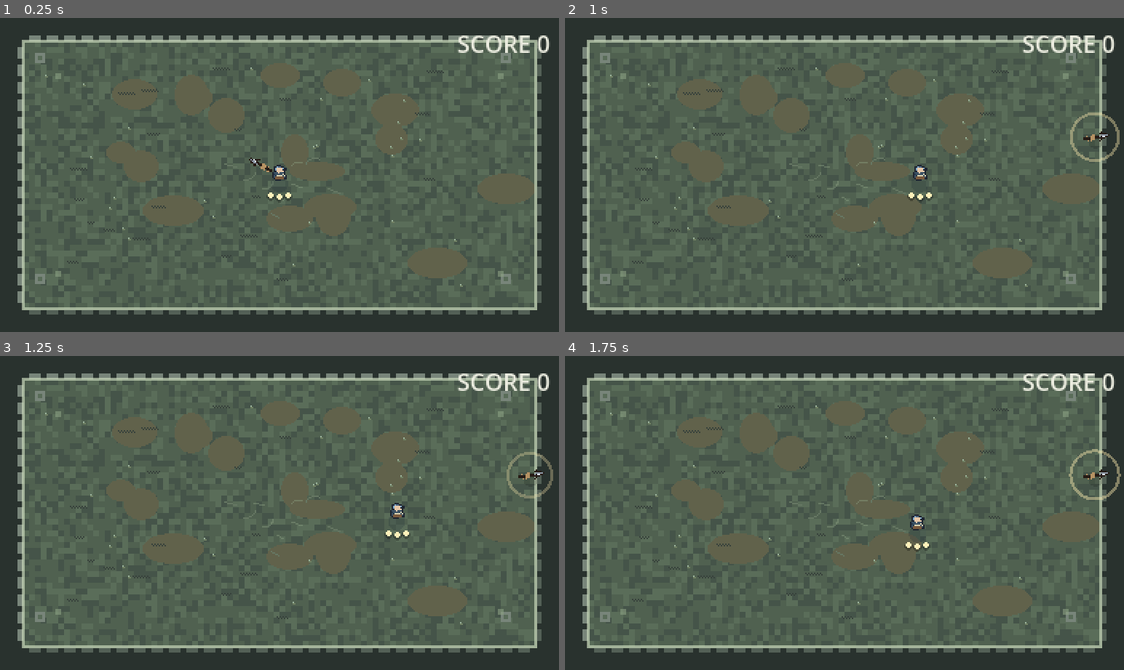
Above: before the commit, frames 1-4 (two rows, left to right).
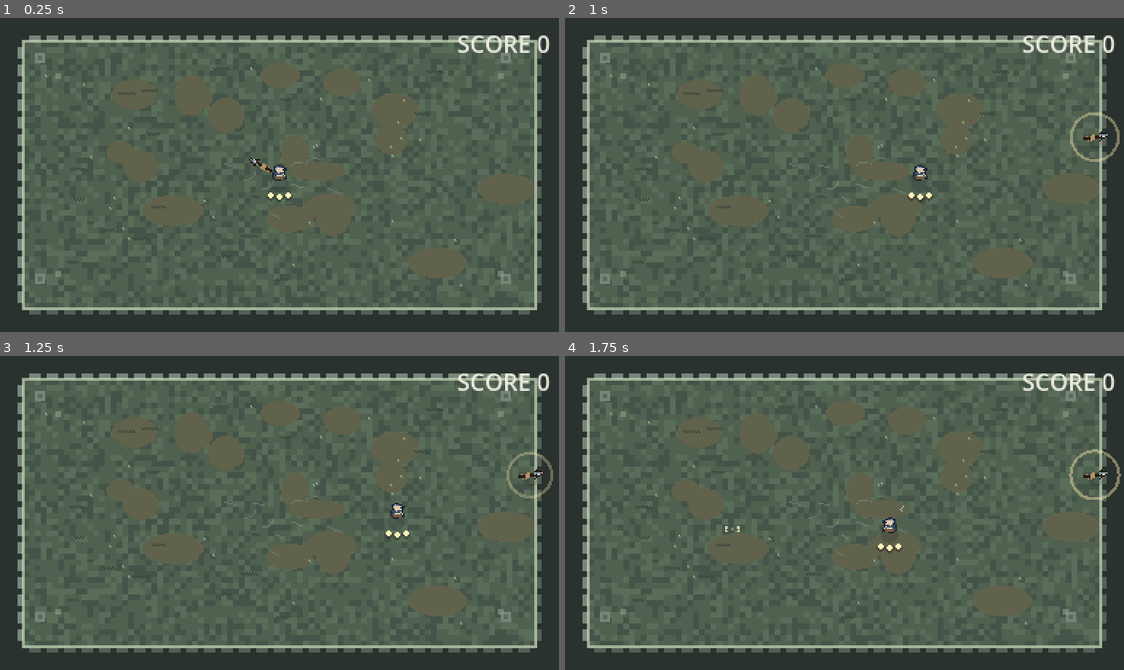
Above: after the commit, the same moments.

Repository: relijahbrewer01/Spear-Shot
Game: Godot game, scene res://Main.tscn
The game is run twice, just before and just after one commit, with the same random seed, the same clock (stepped at 60 frames per second) and the same inputs. Sound files missing from this copy of the repository are replaced by a short silence.
Inputs (mouse positions are in pixels of both pictures, inside the frame that each line leads up to):
- Up to frame 1 (0.25 s): no input
- Up to frame 2 (1 s): tap Enter at 0.5 s; move the mouse to (967, 159) at 0.52 s; hold D (move_right) from 0.53 s (still down); hold Right mouse button (move_to_cursor) from 0.53 s (still down); click (967, 159) at 0.67 s
- Up to frame 3 (1.25 s): keep holding D (move_right); keep holding Right mouse button (move_to_cursor)
- Up to frame 4 (1.75 s): move the mouse to (732, 528) at 1.27 s; release D (move_right) at 1.28 s; release Right mouse button (move_to_cursor) at 1.28 s; hold S (move_down) from 1.28 s (still down); tap Shift (dodge_aim) at 1.35 s; click (732, 528) at 1.42 s; right-click (732, 528) at 1.55 s

Frames 1-3 are identical in both runs. In frame 4, 0.4% of the frame differs, in the area x 28-66%, y 47-63%.

Commit message:
Add dodge cooldown feedback and input buffering
Spear Shot v0.4.0 - Dodge Foundation

Diff:
--- a/Main.tscn
+++ b/Main.tscn
@@ -70,7 +70,7 @@
 
 [node name="DodgePlayer" type="AudioStreamPlayer" parent="AudioPlayers"]
 stream = ExtResource("14")
-volume_db = -7.0
+volume_db = -5.0
 bus = &"SFX"
 
 [node name="SpawnTimer" type="Timer" parent="." unique_id=1065658465]
--- a/Player.tscn
+++ b/Player.tscn
@@ -1,9 +1,10 @@
-[gd_scene load_steps=6 format=3]
+[gd_scene load_steps=7 format=3]
 
 [ext_resource type="Script" path="res://scripts/player.gd" id="1"]
 [ext_resource type="Texture2D" path="res://art/sprites/player_hunter.png" id="2"]
 [ext_resource type="Script" path="res://scripts/player_health_pips.gd" id="3"]
 [ext_resource type="Script" path="res://scripts/player_dodge_trail.gd" id="4"]
+[ext_resource type="Script" path="res://scripts/player_dodge_cooldown_indicator.gd" id="5"]
 
 [sub_resource type="CircleShape2D" id="1"]
 radius = 8.0
@@ -22,6 +23,9 @@
 [node name="DodgeTrail" type="Node2D" parent="."]
 script = ExtResource("4")
 
+[node name="CooldownIndicator" type="Node2D" parent="."]
+script = ExtResource("5")
+
 [node name="HealthPips" type="Node2D" parent="."]
 script = ExtResource("3")
 
--- a/scripts/main.gd
+++ b/scripts/main.gd
@@ -152,15 +152,20 @@
 			_play_sfx(dodge_player)
 		return
 
+	if event.is_action_pressed("move_to_cursor"):
+		var move_target := arena.clamp_to_play_rect(get_global_mouse_position(), player.body_radius)
+		if player.is_dodging():
+			player.buffer_post_dodge_destination(move_target)
+		else:
+			player.set_move_destination(move_target)
+		destination_marker.show_marker(move_target)
+		return
+
 	if player.is_dodging():
 		return
 
 	if event.is_action_pressed("throw_spear"):
 		spear.try_throw(get_global_mouse_position())
-	elif event.is_action_pressed("move_to_cursor"):
-		var move_target := arena.clamp_to_play_rect(get_global_mouse_position(), player.body_radius)
-		player.set_move_destination(move_target)
-		destination_marker.show_marker(move_target)
 
 
 func _spawn_enemy() -> void:
--- a/scripts/player.gd
+++ b/scripts/player.gd
@@ -31,7 +31,7 @@
 @export var damage_hit_radius := 7.0
 @export var dodge_duration := 0.20
 @export var dodge_distance := 36.0
-@export var dodge_cooldown := 1.1
+@export var dodge_cooldown := 2.0
 @export var dodge_exit_invulnerability_duration := 0.10
 @export var dodge_spin_turns := 1.0
 @export_range(0.0, 1.0, 0.01) var horizontal_facing_dead_zone := 0.12
@@ -59,10 +59,13 @@
 var last_valid_aim_direction := Vector2.RIGHT
 var facing_direction := 1
 var suppressed_movement_actions: Dictionary = {}
+var has_pending_post_dodge_destination := false
+var pending_post_dodge_destination := Vector2.ZERO
 
 @onready var body_visual: Node2D = $BodyVisual
 @onready var body_sprite: Sprite2D = $BodyVisual/Sprite2D
 @onready var dodge_trail: PlayerDodgeTrail = $DodgeTrail
+@onready var cooldown_indicator: PlayerDodgeCooldownIndicator = $CooldownIndicator
 @onready var health_pips: PlayerHealthPips = $HealthPips
 
 
@@ -112,8 +115,10 @@
 	last_valid_aim_direction = Vector2.RIGHT
 	global_position = _clamp_position_to_arena(start_position)
 	suppressed_movement_actions.clear()
+	_clear_pending_post_dodge_destination()
 	_update_health_pips()
 	_update_health_pips_transform()
+	_clear_cooldown_indicator()
 	_clear_dodge_visuals()
 	_update_body_visuals(0.0)
 	queue_redraw()
@@ -128,6 +133,8 @@
 		clear_move_destination()
 		dodge_exit_invulnerability_left = 0.0
 		suppressed_movement_actions.clear()
+		_clear_pending_post_dodge_destination()
+		_clear_cooldown_indicator()
 		_clear_dodge_visuals()
 	elif health > 0:
 		action_state = ActionState.NORMAL
@@ -207,11 +214,14 @@
 	dodge_cooldown_left = dodge_cooldown
 	dodge_exit_invulnerability_left = 0.0
 	velocity = Vector2.ZERO
+	_clear_pending_post_dodge_destination()
 	if suppress_held_movement:
 		clear_move_destination()
 		_suppress_current_movement_actions()
 	if dodge_trail != null:
 		dodge_trail.begin_dodge()
+	if cooldown_indicator != null:
+		cooldown_indicator.begin_cooldown()
 	dodge_started.emit(dodge_direction)
 	queue_redraw()
 	return true
@@ -220,6 +230,12 @@
 func set_move_destination(target_position: Vector2) -> void:
 	move_destination = _clamp_position_to_arena(target_position)
 	has_move_destination = true
+	_clear_pending_post_dodge_destination()
+
+
+func buffer_post_dodge_destination(target_position: Vector2) -> void:
+	pending_post_dodge_destination = _clamp_position_to_arena(target_position)
+	has_pending_post_dodge_destination = true
 
 
 func clear_move_destination() -> void:
@@ -245,6 +261,8 @@
 		dodge_exit_invulnerability_left = 0.0
 		velocity = Vector2.ZERO
 		suppressed_movement_actions.clear()
+		_clear_pending_post_dodge_destination()
+		_clear_cooldown_indicator()
 		_clear_dodge_visuals()
 		died.emit()
 
@@ -276,6 +294,7 @@
 
 	_update_body_visuals(delta)
 	_update_dodge_trail(delta)
+	_update_cooldown_indicator(delta)
 	_update_health_pips_transform()
 	_advance_dodge_timer(delta)
 	queue_redraw()
@@ -423,6 +442,19 @@
 	health_pips.sync_to_player(self)
 
 
+func _update_cooldown_indicator(delta: float) -> void:
+	if cooldown_indicator == null:
+		return
+
+	cooldown_indicator.sync_to_player(
+		global_position,
+		dodge_cooldown_left,
+		dodge_cooldown,
+		active and is_alive(),
+		delta
+	)
+
+
 func _update_dodge_trail(delta: float) -> void:
 	if dodge_trail == null or body_visual == null or body_sprite == null:
 		return
@@ -446,6 +478,8 @@
 		dodge_cooldown_left = max(dodge_cooldown_left - delta, 0.0)
 		if previous_cooldown_left > 0.0 and dodge_cooldown_left == 0.0:
 			dodge_ready.emit()
+			if cooldown_indicator != null:
+				cooldown_indicator.show_ready_glint()
 
 	if dodge_exit_invulnerability_left > 0.0:
 		dodge_exit_invulnerability_left = max(dodge_exit_invulnerability_left - delta, 0.0)
@@ -496,6 +530,7 @@
 	dodge_exit_invulnerability_left = dodge_exit_invulnerability_duration
 	velocity = Vector2.ZERO
 	_reset_body_visual_roll()
+	_apply_pending_post_dodge_destination()
 	dodge_ended.emit()
 	queue_redraw()
 
@@ -508,6 +543,7 @@
 	dodge_exit_invulnerability_left = 0.0
 	velocity = Vector2.ZERO
 	dodge_spin_direction = 1.0
+	_clear_pending_post_dodge_destination()
 	if active and is_alive():
 		action_state = ActionState.NORMAL
 	_clear_dodge_visuals()
@@ -523,3 +559,22 @@
 	_reset_body_visual_roll()
 	if dodge_trail != null:
 		dodge_trail.clear_trail()
+
+
+func _apply_pending_post_dodge_destination() -> void:
+	if not has_pending_post_dodge_destination:
+		return
+
+	var buffered_destination := pending_post_dodge_destination
+	_clear_pending_post_dodge_destination()
+	set_move_destination(buffered_destination)
+
+
+func _clear_pending_post_dodge_destination() -> void:
+	has_pending_post_dodge_destination = false
+	pending_post_dodge_destination = Vector2.ZERO
+
+
+func _clear_cooldown_indicator() -> void:
+	if cooldown_indicator != null:
+		cooldown_indicator.clear_indicator()
--- /dev/null
+++ b/scripts/player_dodge_cooldown_indicator.gd
@@ -0,0 +1,105 @@
+extends Node2D
+class_name PlayerDodgeCooldownIndicator
+
+@export var enabled := true
+@export var world_offset := Vector2(8.0, -13.0)
+@export var wisp_color := Color8(190, 220, 226, 210)
+@export var ready_glint_color := Color8(238, 244, 218, 225)
+@export var ready_glint_duration := 0.12
+
+var cooldown_progress := 0.0
+var ready_glint_left := 0.0
+
+
+func _ready() -> void:
+	top_level = true
+	global_position = Vector2.ZERO
+	global_rotation = 0.0
+	scale = Vector2.ONE
+	z_index = 21
+	clear_indicator()
+
+
+func begin_cooldown() -> void:
+	ready_glint_left = 0.0
+	cooldown_progress = 1.0
+	visible = enabled
+	queue_redraw()
+
+
+func show_ready_glint() -> void:
+	if not enabled:
+		clear_indicator()
+		return
+
+	cooldown_progress = 0.0
+	ready_glint_left = ready_glint_duration
+	visible = true
+	queue_redraw()
+
+
+func sync_to_player(
+	player_position: Vector2,
+	cooldown_left: float,
+	cooldown_duration: float,
+	player_active: bool,
+	delta: float
+) -> void:
+	global_position = (player_position + world_offset).round()
+	global_rotation = 0.0
+	scale = Vector2.ONE
+
+	if not enabled or not player_active:
+		clear_indicator()
+		return
+
+	if cooldown_left > 0.0 and cooldown_duration > 0.0:
+		cooldown_progress = clampf(cooldown_left / cooldown_duration, 0.0, 1.0)
+		ready_glint_left = 0.0
+		visible = true
+	elif ready_glint_left > 0.0:
+		ready_glint_left = maxf(ready_glint_left - delta, 0.0)
+		visible = ready_glint_left > 0.0
+	else:
+		cooldown_progress = 0.0
+		visible = false
+
+	queue_redraw()
+
+
+func clear_indicator() -> void:
+	cooldown_progress = 0.0
+	ready_glint_left = 0.0
+	visible = false
+	queue_redraw()
+
+
+func _draw() -> void:
+	if cooldown_progress > 0.0:
+		_draw_cooldown_wisp()
+	elif ready_glint_left > 0.0:
+		_draw_ready_glint()
+
+
+func _draw_cooldown_wisp() -> void:
+	var current_color := wisp_color
+	current_color.a *= 0.35 + cooldown_progress * 0.65
+
+	draw_rect(Rect2(Vector2.ZERO, Vector2.ONE), current_color)
+	if cooldown_progress > 0.34:
+		draw_rect(Rect2(Vector2(-1.0, 1.0), Vector2.ONE), current_color)
+	if cooldown_progress > 0.67:
+		draw_rect(Rect2(Vector2(0.0, 2.0), Vector2.ONE), current_color)
+		draw_rect(Rect2(Vector2(1.0, -1.0), Vector2.ONE), current_color)
+
+
+func _draw_ready_glint() -> void:
+	var glint_progress := ready_glint_left / maxf(ready_glint_duration, 0.001)
+	var current_color := ready_glint_color
+	current_color.a *= glint_progress
+
+	draw_rect(Rect2(Vector2.ZERO, Vector2.ONE), current_color)
+	if glint_progress > 0.35:
+		draw_rect(Rect2(Vector2(-1.0, 0.0), Vector2.ONE), current_color)
+		draw_rect(Rect2(Vector2(1.0, 0.0), Vector2.ONE), current_color)
+		draw_rect(Rect2(Vector2(0.0, -1.0), Vector2.ONE), current_color)
Not shown, added: scripts/player_dodge_cooldown_indicator.gd.uid
Not shown, changed: README.md
Not shown, changed: audio/dodge.wav
Not shown, changed: tools/bugfix_audit.py
Not shown, added: tools/dodge_feedback_audit.py
Not shown, changed: tools/dodge_state_audit.py
Not shown, changed: tools/dodge_utility_audit.py
Not shown, changed: tools/generate_sfx.py
Not shown, changed: tools/pixel_render_audit.py
